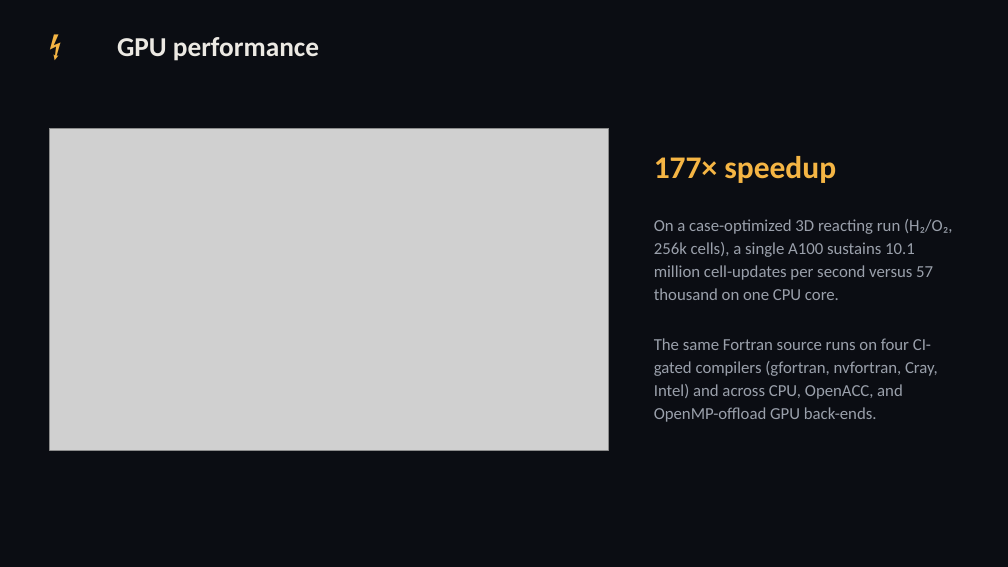
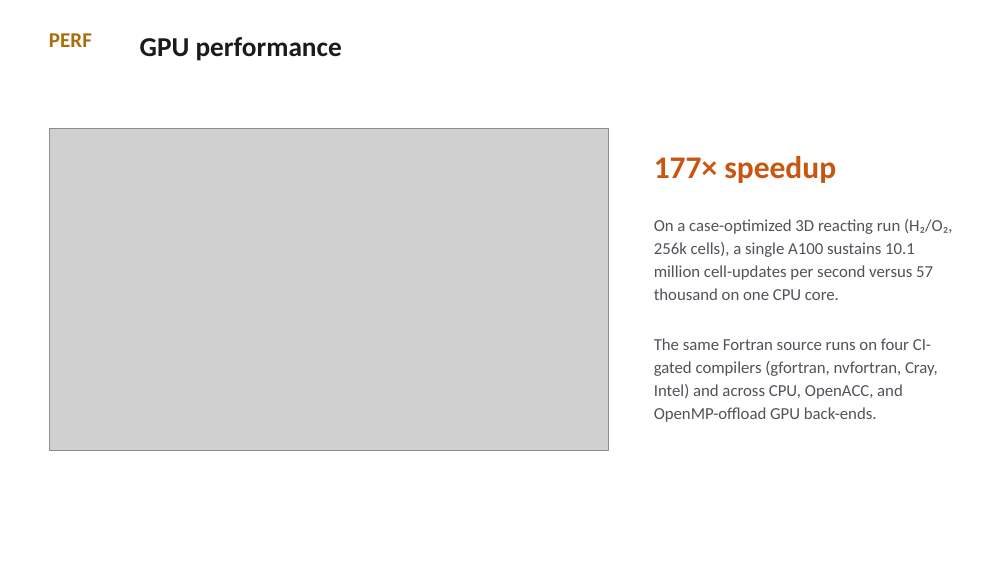
Before and after one commit to sbryngelson/MFC, a slide deck: slide 10 of MFC_combustion_showcase.pptx. Drawn at 1008x567 pixels with LibreOffice and Linux fonts; fonts in the diff are those of the drawing; grey boxes stand for pictures. Boxes give left, top, right and bottom in pixels: in the first picture for what was removed or moved away, otherwise in the second. Text is boxed around its words. In the diff, an @@ line names an element or a change of style, - is before the commit and + after.

Commit message:
docs: white-theme showcase deck with embedded case videos

```diff
--- a/MFC_combustion_showcase.pptx
+++ b/MFC_combustion_showcase.pptx
@@ rectangle removed at (0, 0, 1008, 567) @@
@@ text "GPU performance": place and size @@
-text "GPU performance" at (117, 37, 319, 61)
+text "GPU performance" at (140, 37, 342, 61)
@@ text "GPU performance" at (140, 37, 342, 61): text colour #ECE9E3 to #1A1A1F @@
@@ text at (49, 33, 92, 47): text changed; size 26 to 20 pt; text colour #F5B544 to #A96E08 @@
-⚡
+PERF
@@ text "177× speedup" at (654, 156, 836, 183): text colour #F5B544 to #C85610 @@
@@ text "On a case-optimized 3D reacting ..." at (654, 219, 952, 422): text colour #9AA0AB to #52525B @@
```
Also in this commit, not shown: 9 other slides changed.
